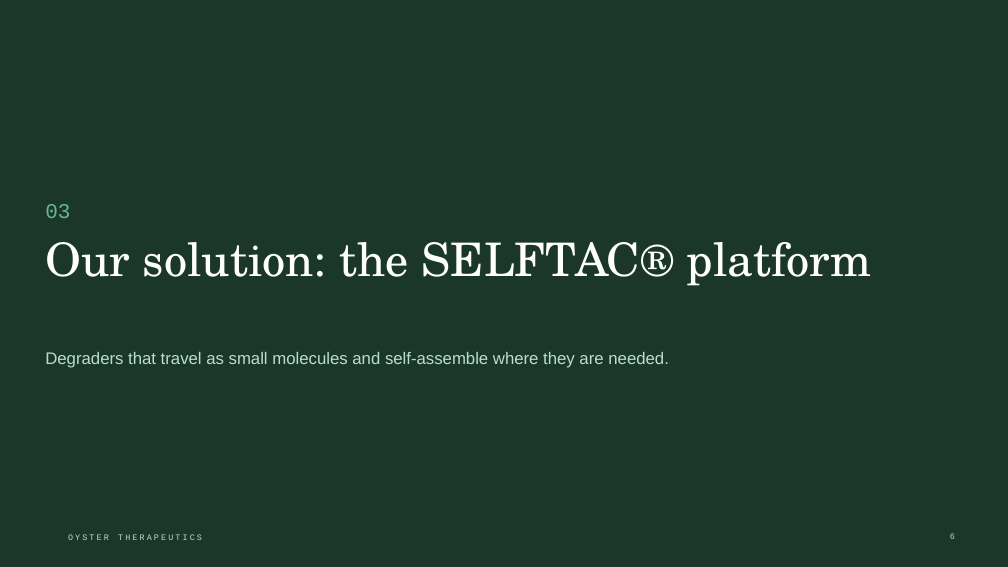
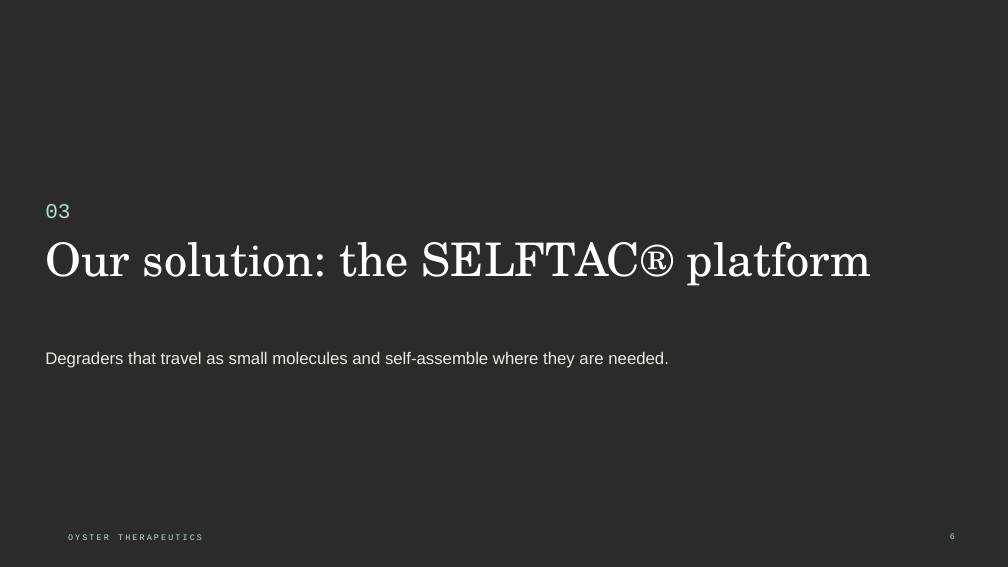
Before and after one commit to Ollieee44/Test, a slide deck: slide 6 of oyster/site/v2/template/v2/oyster-template-v2.pptx. Drawn at 1008x567 pixels with LibreOffice and Linux fonts; fonts in the diff are those of the drawing; background and template pictures are left out; a plain dark background stands for a picture behind light text. Boxes give left, top, right and bottom in pixels: in the first picture for what was removed or moved away, otherwise in the second. Text is boxed around its words. In the diff, an @@ line names an element or a change of style, - is before the commit and + after.

```diff
--- a/oyster/site/v2/template/v2/oyster-template-v2.pptx
+++ b/oyster/site/v2/template/v2/oyster-template-v2.pptx
@@ background #1A372A to picture (left out) @@
@@ text "03" at (x1=45, y1=204, x2=70, y2=218): text colour #67B791 to #BADECD @@
@@ text "Degraders that travel as small ..." at (x1=45, y1=352, x2=669, y2=368): text colour #BADECD to #EBEBE3 @@
```
Also in this commit, not shown: 3 other slides changed, 28 other files.
